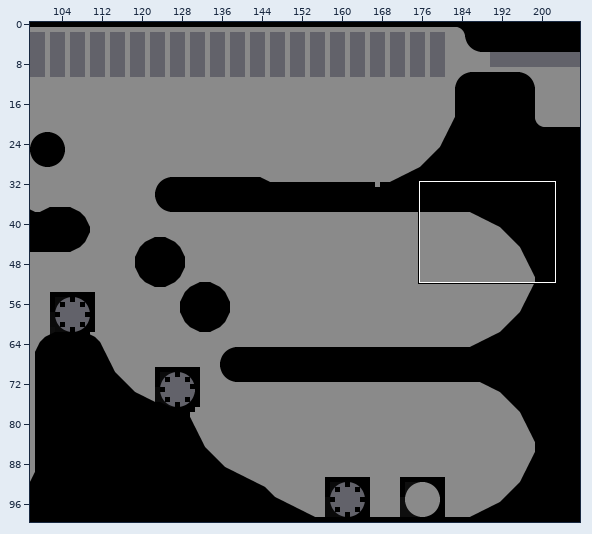
Two states of a Tiled map (JSON), app/assets/map/pixel-hill-zone.json. Above, an overview of the earlier version with the close-up marked.
Close-up. As it was:
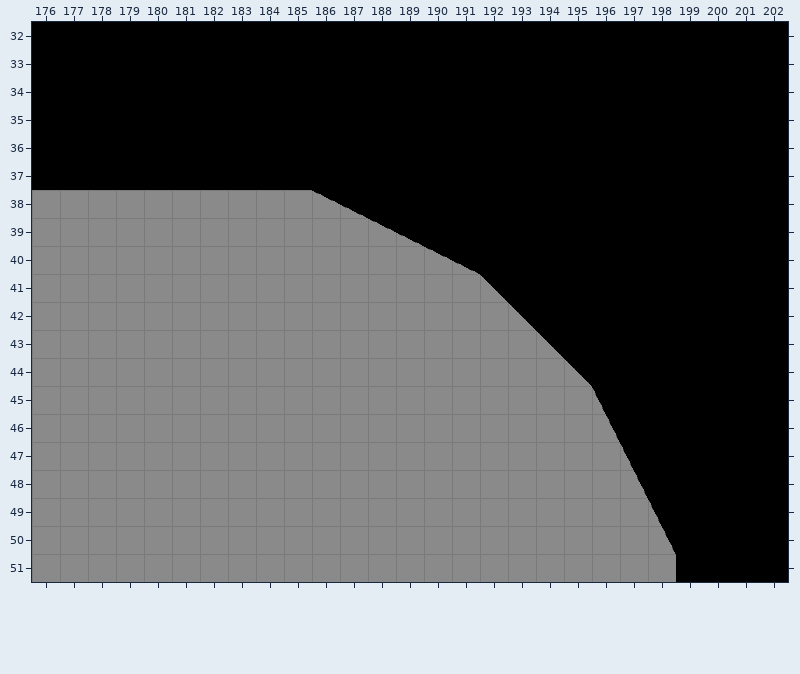
Cells are 32x32 px. Shown: x 176..202, y 32..51. The commit also changed other parts of the map, which this record leaves out. Tiles whose own drawing changed are shown in their newer look in all pictures.
Now the later version:
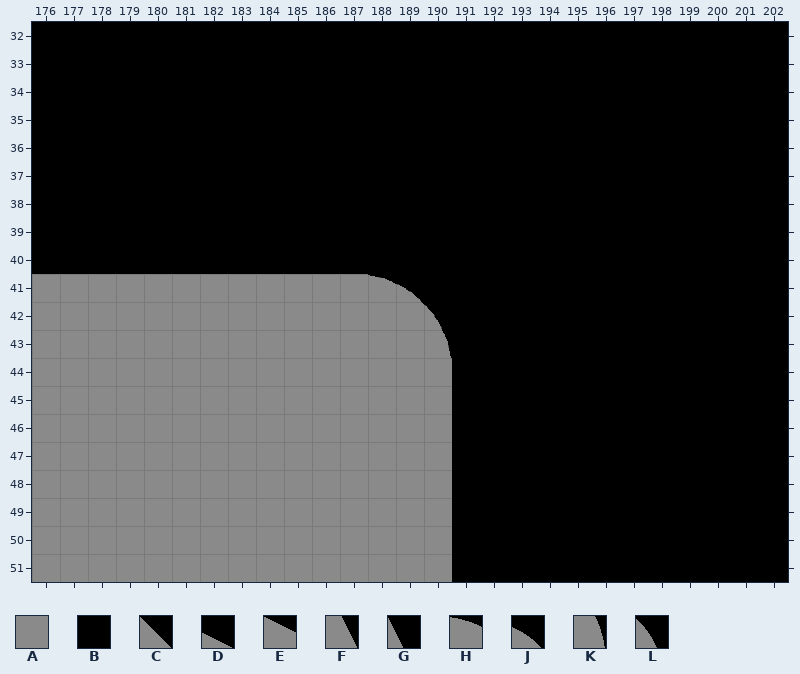
Key: from "testTiles2": A 0, B 1, C 44, D 45, E 46, F 47, G 48, H 53, J 54, K 55, L 56.
_ is an empty cell.
The edit:
layer "objects" opacity 100% -> 90%
Layer "Base":
Tile B replaces tile A in row 38 at x 176 to 185; in row 39 at x 176 to 187; in row 40 at x 176 to 189; in row 41 at x 190 to 191; in row 42 at x 191 to 192; in row 43 at x 191 to 193.
Tile B replaces tile A in row 44 at x 191 to 194; in rows 45 to 46 at x 191 to 195; in rows 47 to 48 at x 191 to 196; in rows 49 to 50 at x 191 to 197; in row 51 at x 191 to 198.
Tile B replaces tile C in row 41 at x 192; in row 42 at x 193; in row 43 at x 194; in row 44 at x 195.
Tile B replaces tile D in row 38 at x 187; in row 39 at x 189; in row 40 at x 191.
Tile B replaces tile E in row 38 at x 186; in row 39 at x 188; in row 40 at x 190.
Tile B replaces tile F in row 46 at x 196; in row 48 at x 197; in row 50 at x 198.
Tile B replaces tile G in row 45 at x 196; in row 47 at x 197; in row 49 at x 198.
Tile H replaces tile A in row 41 at x 188.
Tile J replaces tile A in row 41 at x 189.
Tile K replaces tile A in row 43 at x 190.
Tile L replaces tile A in row 42 at x 190.
